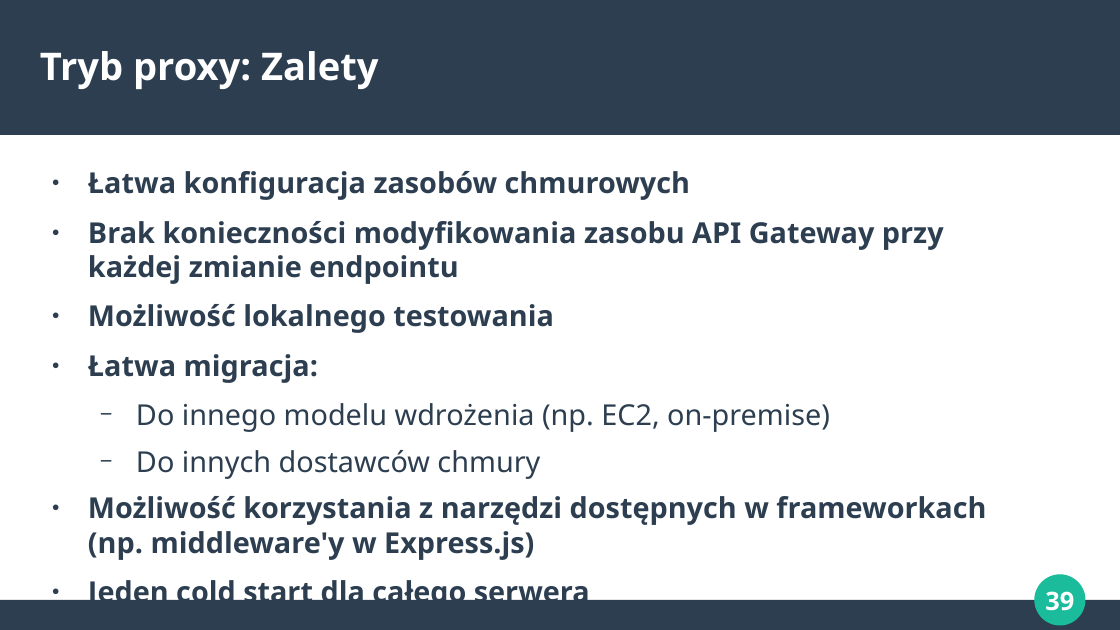
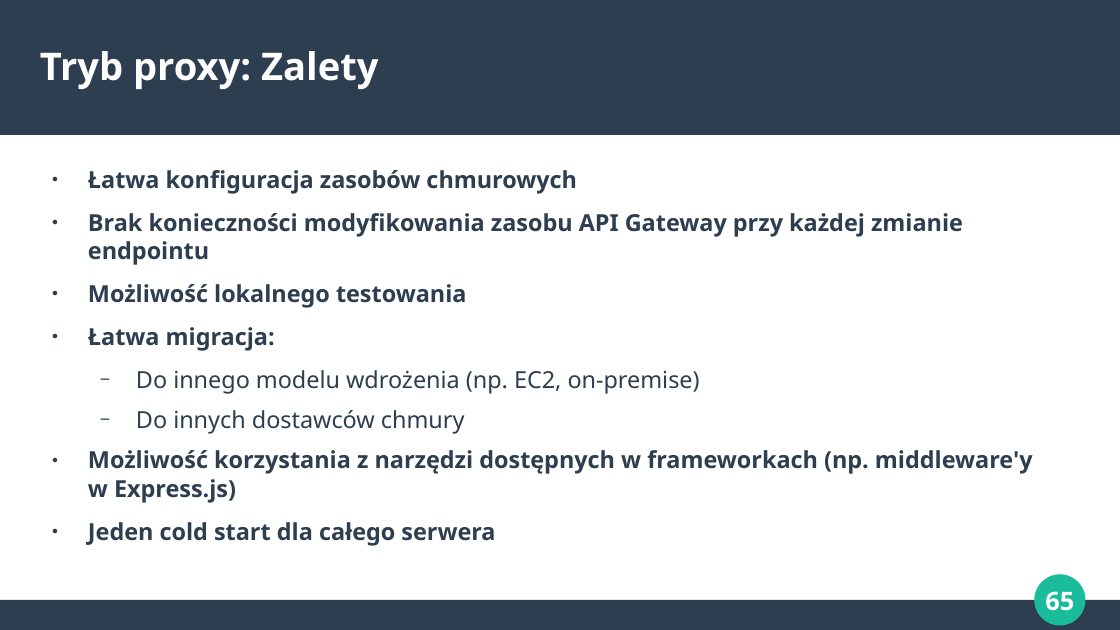
Before and after one commit to makspiechota/aws-apigateway-training-pl, a slide deck: slide 65 of presentation.odp (slide 39 before the commit). Drawn at 1120x630 pixels with LibreOffice and Linux fonts; fonts in the diff are those of the drawing. Boxes give left, top, right and bottom in pixels: in the first picture for what was removed or moved away, otherwise in the second. Text is boxed around its words. In the diff, an @@ line names an element or a change of style, - is before the commit and + after.

```diff
--- a/presentation.odp
+++ b/presentation.odp
@@ text "Łatwa konfiguracja zasobów chmurowych" at (x1=88, y1=170, x2=1033, y2=546): size 20.4 to 16.6 pt @@
@@ page number at (x1=1045, y1=591, x2=1074, y2=611): text changed @@
-39
+65
```
Also in this commit, not shown: 2 other slides changed, 32 slides added.
